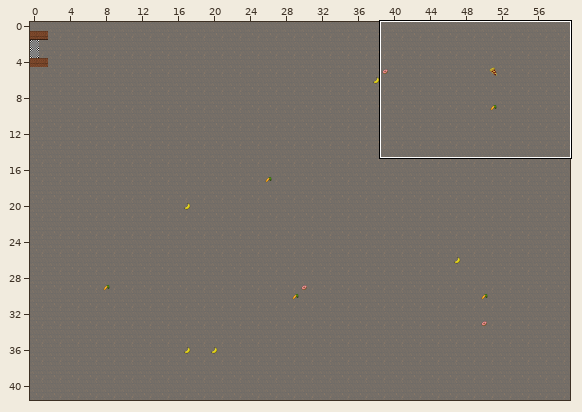
Tiled map: android/assets/tilemaps/london/maze.tmx. The first picture is a wide view before the edit; the outline marks the close-up.
Close-up. Before the commit:
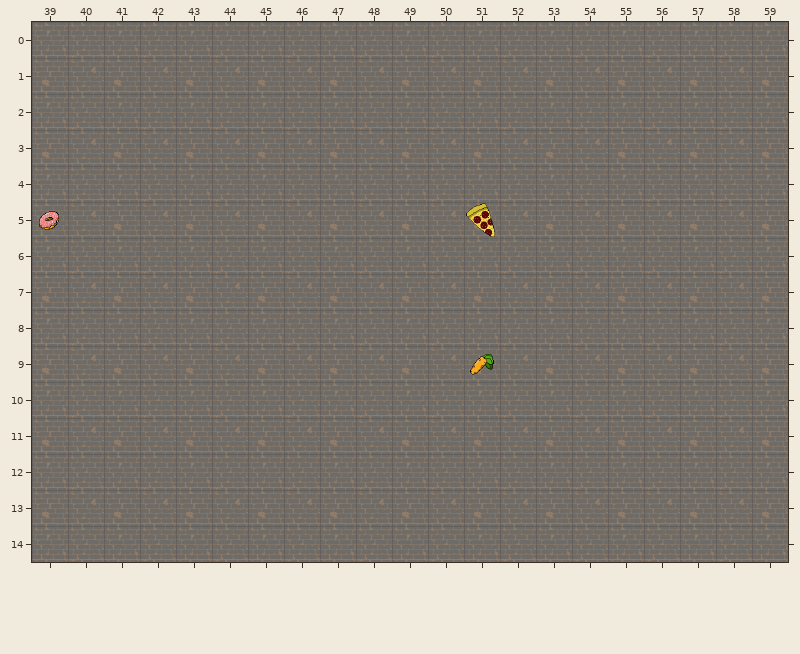
Cells are 64x64 px. Shown: x 39..59, y 0..14. The commit also changed other parts of the map, which this record leaves out.
After:
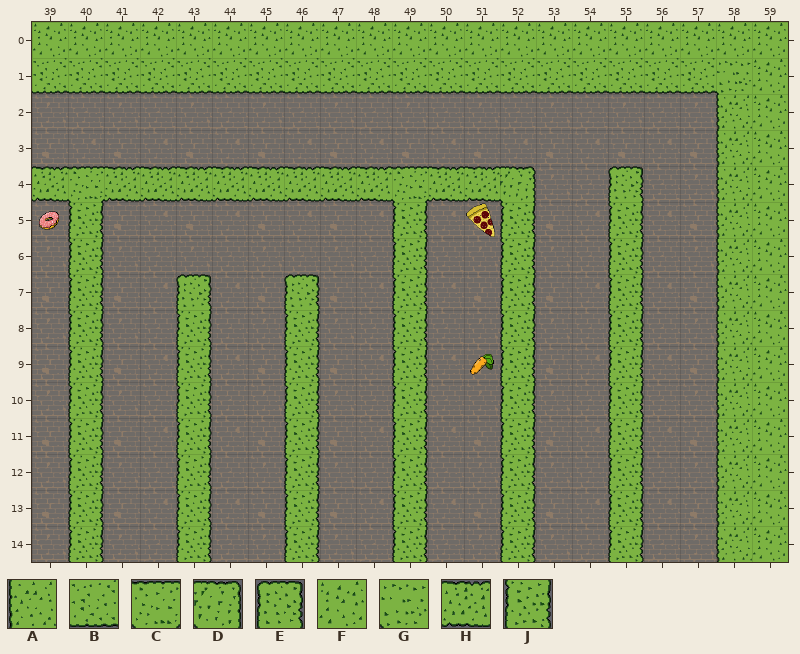
Key: from "tileSet": A 8, B 8 turned 270, C 10 turned 90, D 11 turned 180, E 13 turned 90, F 14, G 15 turned 90, H 19, J 19 turned 90.
_ is an empty cell, . an unchanged one.
Tiles of an added or newly shown layer are drawn over the layers below it.
The edit:
--- layer "old_wall_tiles" (now shown)
@@ x 39..59 @@
- 0 _____________________
- 1 _____________________
- 2 ...................__
- 3 ...................__
- 4 ______________.._..__
- 5 ._........_.._.._..__
- 6 ._........_.._.._..__
- 7 ._.._.._.._.._.._..__
- 8 ._.._.._.._.._.._..__
- 9 ._.._.._.._.._.._..__
-10 ._.._.._.._.._.._..__
-11 ._.._.._.._.._.._..__
-12 ._.._.._.._.._.._..__
-13 ._.._.._.._.._.._..__
-14 ._.._.._.._.._.._..__
+ 0 FFFFFFFFFFFFFFFFFFFFF
+ 1 BBBBBBBBBBBBBBBBBBBGF
+ 2 ...................AF
+ 3 ...................AF
+ 4 HCHHHHHHHHCHHD..E..AF
+ 5 .J........J..J..J..AF
+ 6 .J........J..J..J..AF
+ 7 .J..E..E..J..J..J..AF
+ 8 .J..J..J..J..J..J..AF
+ 9 .J..J..J..J..J..J..AF
+10 .J..J..J..J..J..J..AF
+11 .J..J..J..J..J..J..AF
+12 .J..J..J..J..J..J..AF
+13 .J..J..J..J..J..J..AF
+14 .J..J..J..J..J..J..AF
